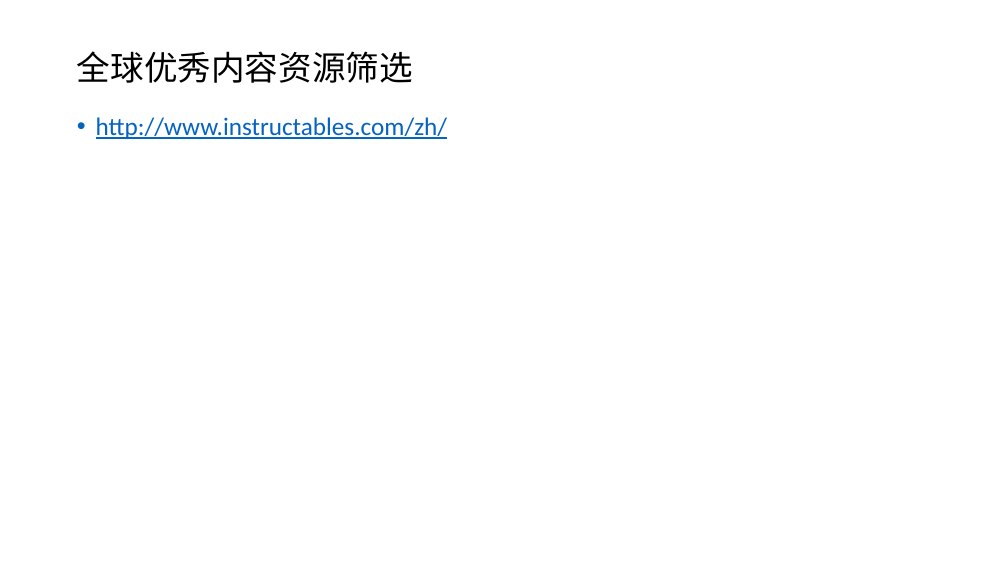
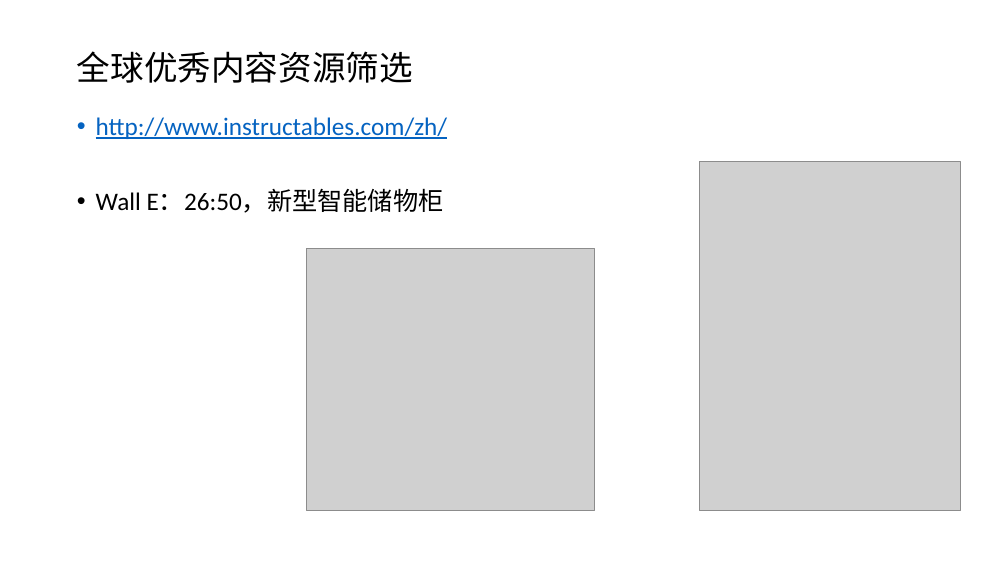
Before and after one commit to woodyme/i.center_my_workzone, a slide deck: slide 1 of 训练中心创客交叉融合空间建设/admin/创客交叉融合空间课程模块前期交流与研讨.pptx (slide 8 before the commit). Drawn at 1008x567 pixels with LibreOffice and Linux fonts; fonts in the diff are those of the drawing; grey boxes stand for pictures. Boxes give left, top, right and bottom in pixels: in the first picture for what was removed or moved away, otherwise in the second. Text is boxed around its words. In the diff, an @@ line names an element or a change of style, - is before the commit and + after.

```diff
--- a/训练中心创客交叉融合空间建设/admin/创客交叉融合空间课程模块前期交流与研讨.pptx
+++ b/训练中心创客交叉融合空间建设/admin/创客交叉融合空间课程模块前期交流与研讨.pptx
@@ picture added at [699, 162, 960, 510] @@
@@ text at [96, 190, 444, 213]: paragraph added @@
+• Wall E：26:50，新型智能储物柜
@@ picture added at [306, 248, 594, 510] @@
```
Also in this commit, not shown: 2 slides added, 1 other file.
